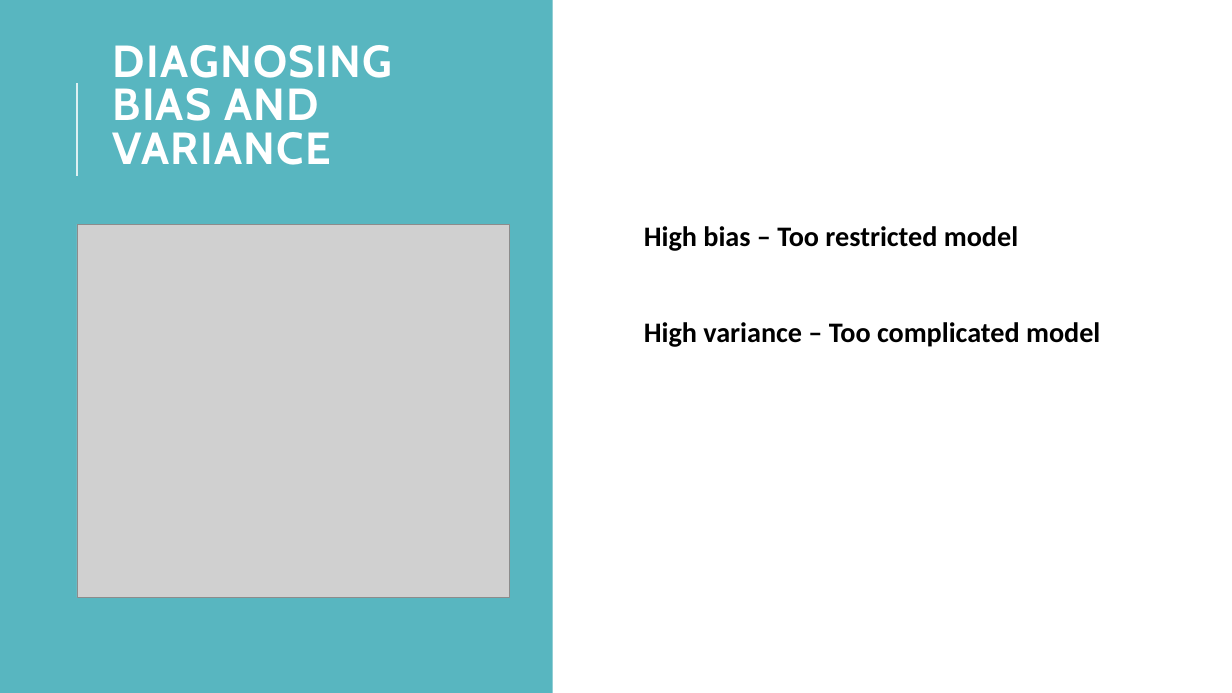
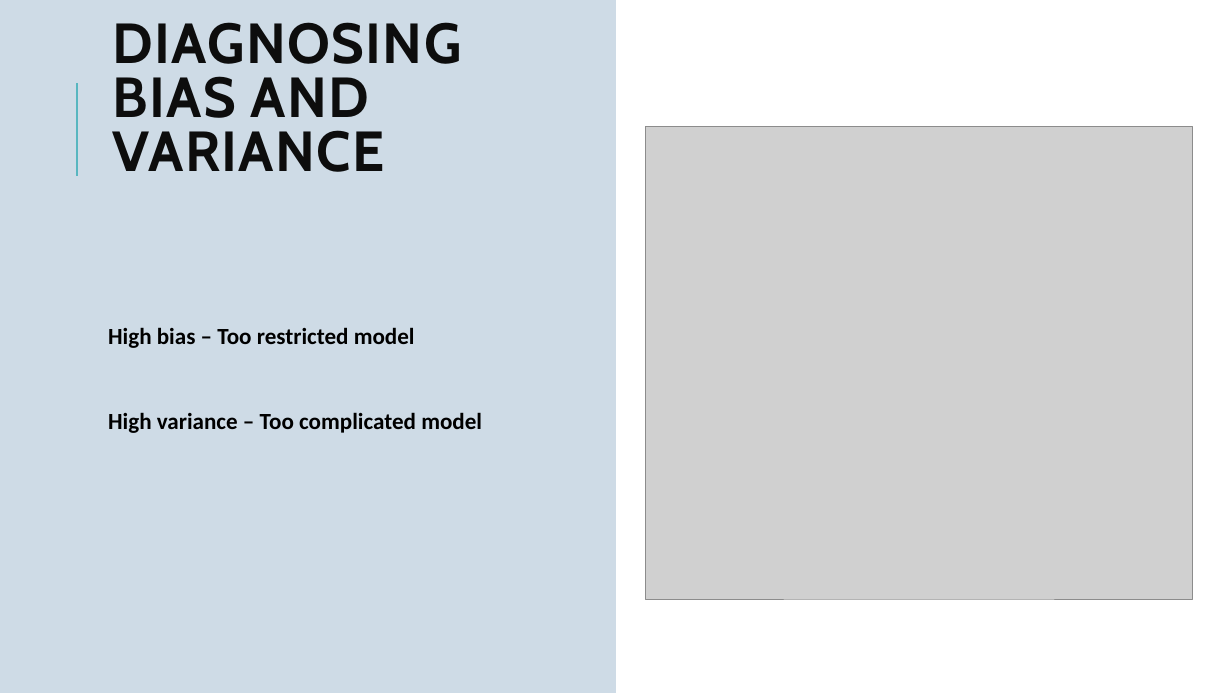
Before and after one commit to SingFan/Machine-Learning-Autumn-2020, a slide deck: slide 7 of Lesson_8/課堂八.pptx. Drawn at 1232x693 pixels with LibreOffice and Linux fonts; fonts in the diff are those of the drawing; grey boxes stand for pictures. Boxes give left, top, right and bottom in pixels: in the first picture for what was removed or moved away, otherwise in the second. Text is boxed around its words. In the diff, an @@ line names an element or a change of style, - is before the commit and + after.

```diff
--- a/Lesson_8/課堂八.pptx
+++ b/Lesson_8/課堂八.pptx
@@ rectangle: place and size @@
-rectangle at [0, 0, 553, 693]
+rectangle at [0, 0, 616, 693]
@@ rectangle at [0, 0, 616, 693]: fill #58B6C0 to #CEDBE6 @@
@@ title "DIAGNOSING BIAS AND VARIANCE": place and size @@
-title "DIAGNOSING BIAS AND VARIANCE" at [113, 45, 393, 165]
+title "DIAGNOSING BIAS AND VARIANCE" at [113, 22, 462, 172]
@@ title "DIAGNOSING BIAS AND VARIANCE" at [113, 22, 462, 172]: size 35 to 44 pt, text colour #FFFFFF to #0D0D0D @@
@@ line (77, 176) - (77, 83): stroke #DEF0F2 1.5 pt to #58B6C0 1.5 pt @@
@@ picture: place and size @@
-picture at [77, 225, 509, 598]
+picture at [645, 127, 1193, 599]
@@ text "High bias – Too restricted ...": place and size @@
-text "High bias – Too restricted ..." at [644, 226, 1100, 347]
+text "High bias – Too restricted ..." at [108, 327, 482, 433]
@@ text "High bias – Too restricted ..." at [108, 327, 482, 433]: size 22 to 18 pt @@
```
Also in this commit, not shown: 4 other slides changed, 3 other files.
